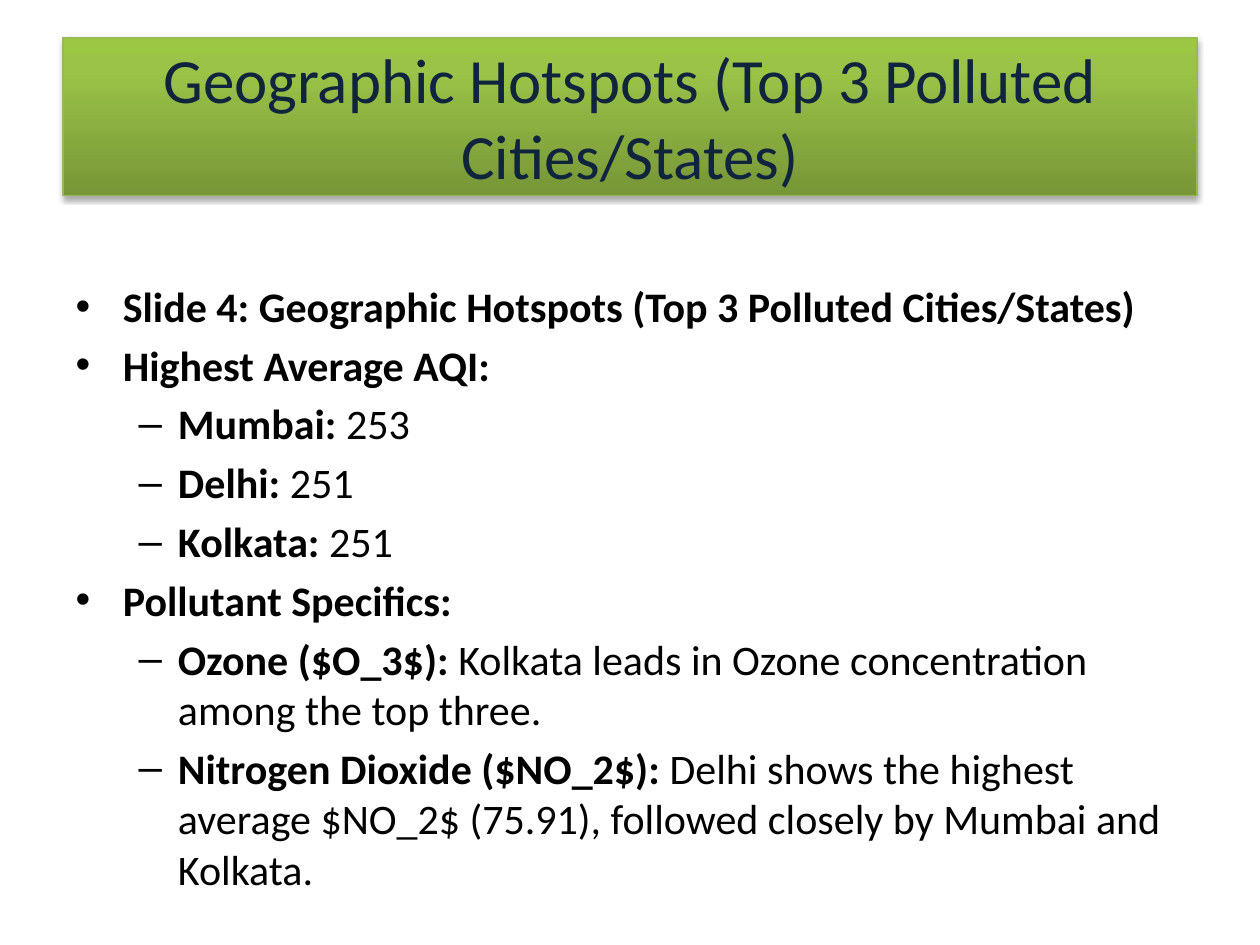
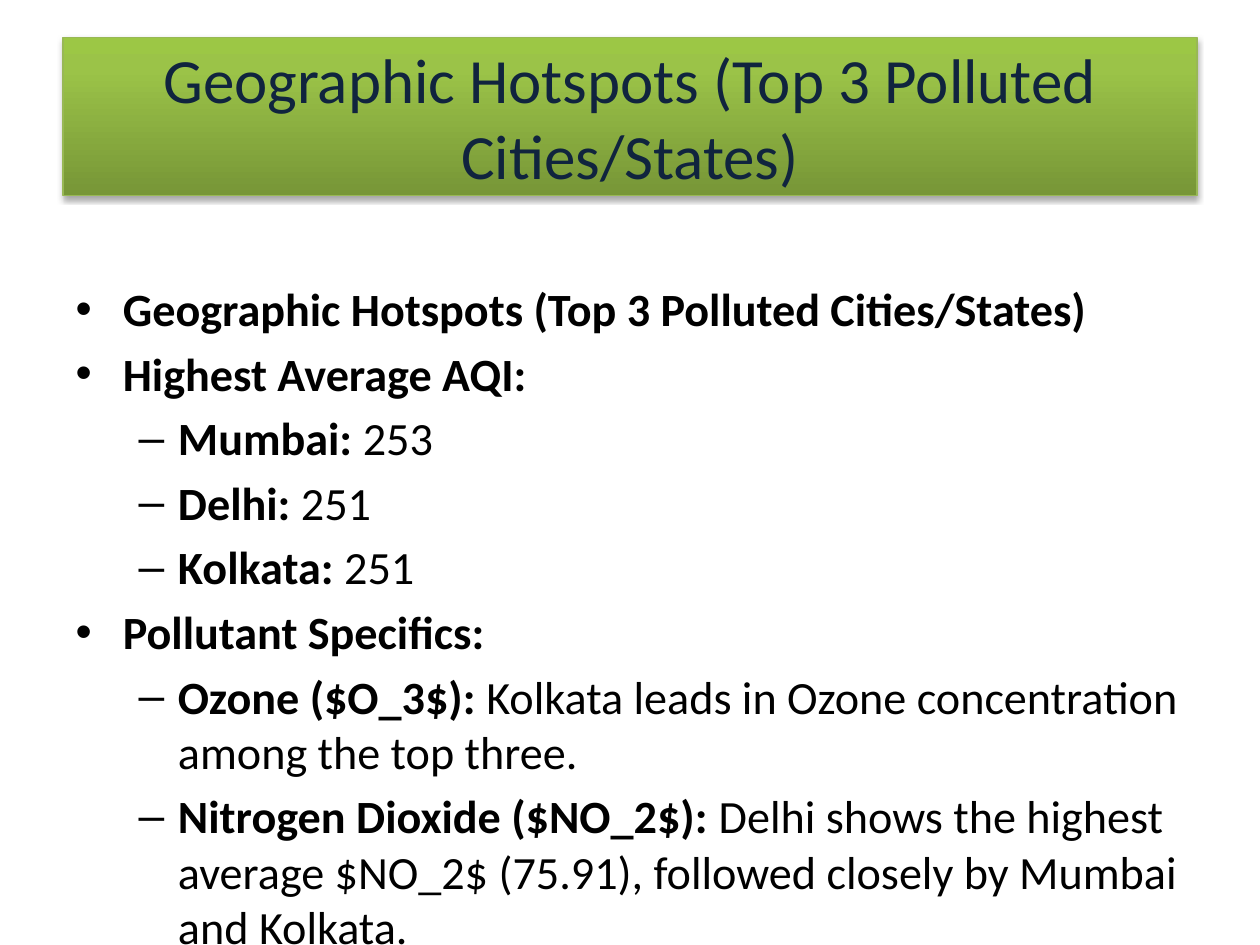
Before and after one commit to lopa3399/IT-anudip, a slide deck: slide 13 of PowerBI/project/The Air We Breathe.pptx (slide 4 before the commit). Drawn at 1260x945 pixels with LibreOffice and Linux fonts; fonts in the diff are those of the drawing. Boxes give left, top, right and bottom in pixels: in the first picture for what was removed or moved away, otherwise in the second. Text is boxed around its words. In the diff, an @@ line names an element or a change of style, - is before the commit and + after.

```diff
--- a/PowerBI/project/The Air We Breathe.pptx
+++ b/PowerBI/project/The Air We Breathe.pptx
@@ text at (x1=123, y1=292, x2=1085, y2=334): text changed; size 24 to 26.4 pt @@
-• Slide 4: Geographic Hotspots (Top 3 Polluted Cities/States)
+• Geographic Hotspots (Top 3 Polluted Cities/States)
@@ text at (x1=123, y1=358, x2=1178, y2=945): size 24 to 26.4 pt in "Highest Average AQI:", "Mumbai: 253", "Delhi: 251", "Kolkata: 251" and 3 more places @@
```
Also in this commit, not shown: 3 other slides changed, 11 slides added, 3 slides removed, 25 other files.
